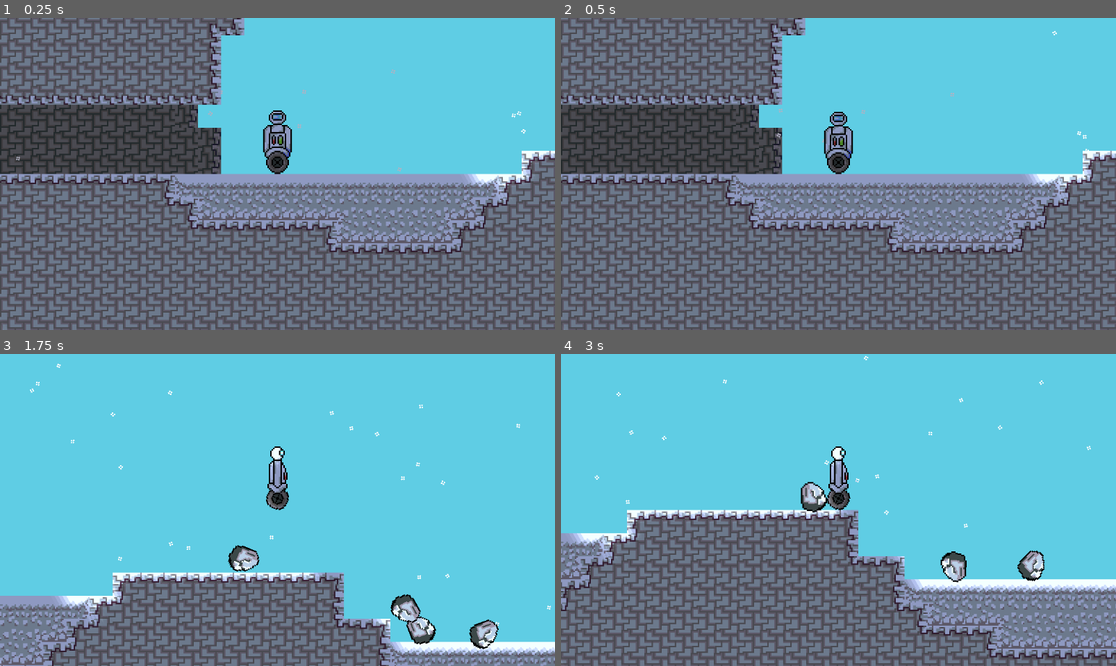
Above: before the commit, frames 1-4 (two rows, left to right).
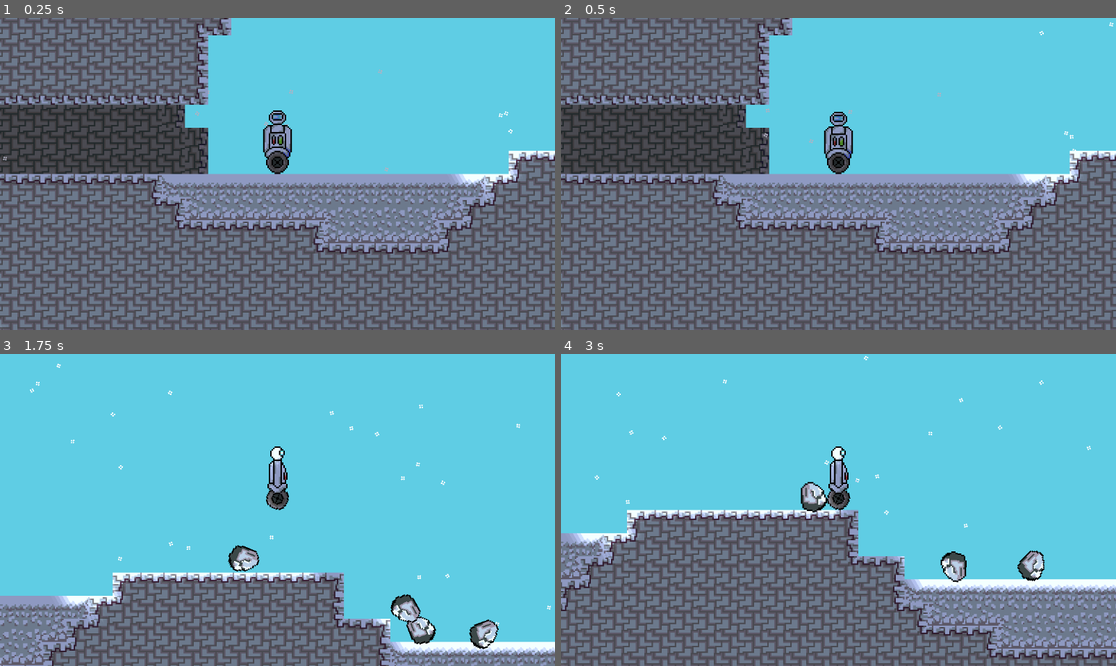
Above: after the commit, the same moments.

Repository: Hexuar/GMTK-Jam
Game: Godot game, scene res://scenes/levels/level2.tscn
Two runs of this game, one before a commit and one after it. Both use one fixed random seed, a clock stepped at 60 frames per second and the inputs below. This scene is started directly instead of the project's main scene.
Inputs:
- Up to frame 1 (0.25 s): no input
- Up to frame 2 (0.5 s): no input
- Up to frame 3 (1.75 s): tap Enter (ui_accept) at 0.5 s; hold D (Right) from 0.53 s (still down); tap Shift (Dash) at 0.6, 1.35 s; tap Space (Jump) at 0.77, 1.52 s
- Up to frame 4 (3 s): release D (Right) at 2.03 s; hold A (Left) 2.03-2.78 s; tap Shift (Dash) at 2.1, 2.85 s; hold D (Right) from 2.78 s (still down)

The runs differ from the first frame. In frame 1, 35% of the frame differs, in the area x 0-100%, y 0-100%; in frame 2, 35%; in frame 3, less than 0.1%; in frame 4, nothing differs.
Error in both runs: Invalid access to property or key 'deaths' on a base object of type 'null instance'. (res://scripts/player.gd:56)

Commit message:
Removed Exports

Diff:
--- a/scenes/levels/level2.tscn
+++ b/scenes/levels/level2.tscn
@@ -192,7 +192,7 @@
 lifeTime = 3
 
 [node name="Player" parent="." instance=ExtResource("5_vi4b0")]
-position = Vector2(-633, -38)
+position = Vector2(-624, -35)
 hasJetpack = false
 
 [node name="Pylon" parent="." instance=ExtResource("7_5spld")]
Not shown, changed: exports/linux/MountainScalers.zip
Not shown, changed: exports/web/MountainScalers.zip
Not shown, changed: exports/windows/MountainScalers.zip
